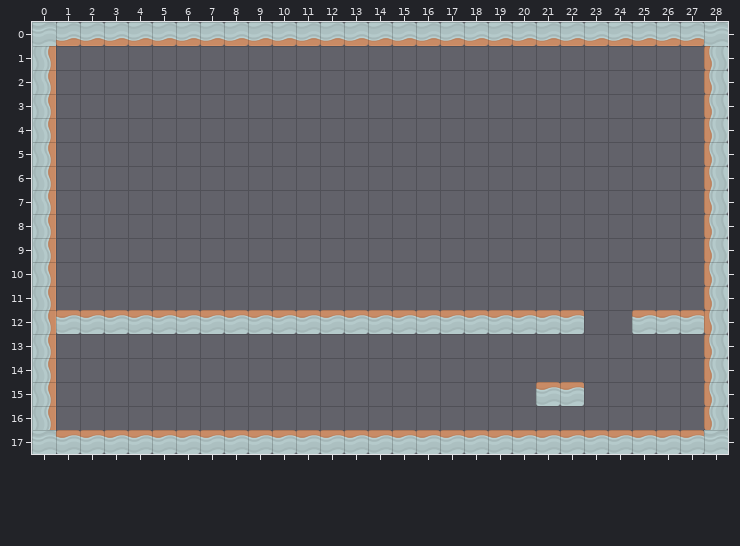
An edit to a level. Tiled map, src/assets/tiled/test-one.tmx. The picture above is the old version.
Cells are 64x64 px. Shown: x 0..28, y 0..17.
New version:
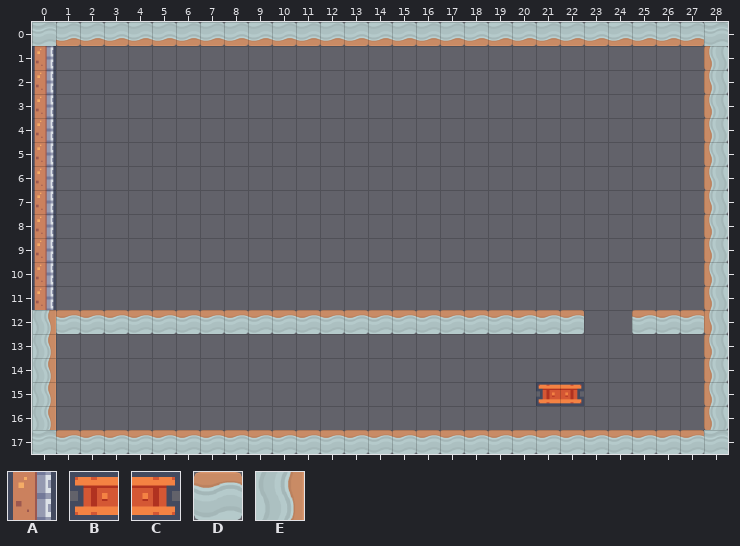
Key: from "kenny_pixel_platformer_industr": A 107 turned 90, B 109, C 111; from "platformerPack_industrial_tile": D 0, E 2 turned 90.
_ is an empty cell.
Edits made:
Layer "Tile Layer 1":
y 1..11: x 0 E -> A
y 15: x 21..22 DD -> BC
Boxes around the changes in both pictures, in picture pixels (x1, y1, x2, y2):
changed: (32, 46, 56, 310)
changed: (536, 382, 584, 406)
